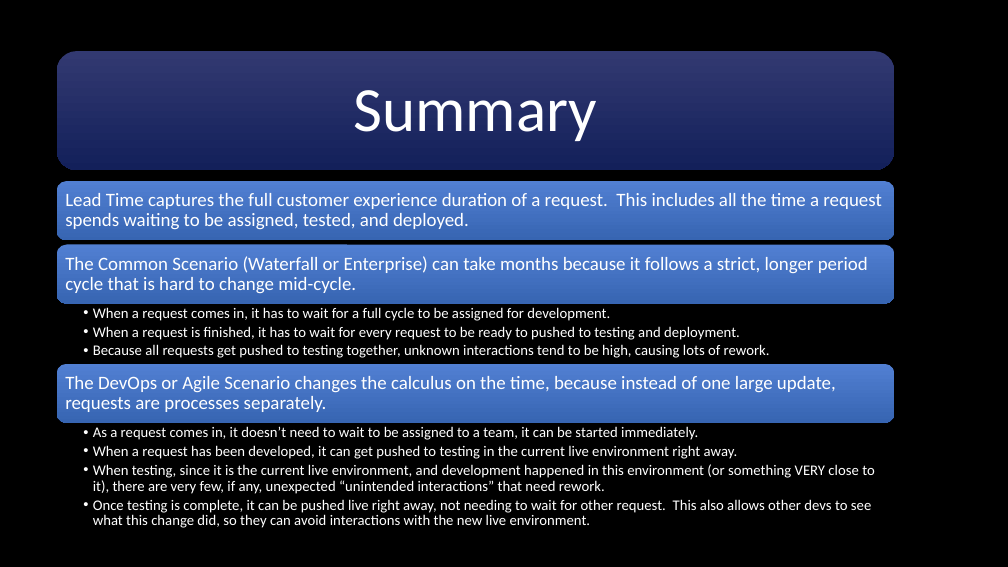
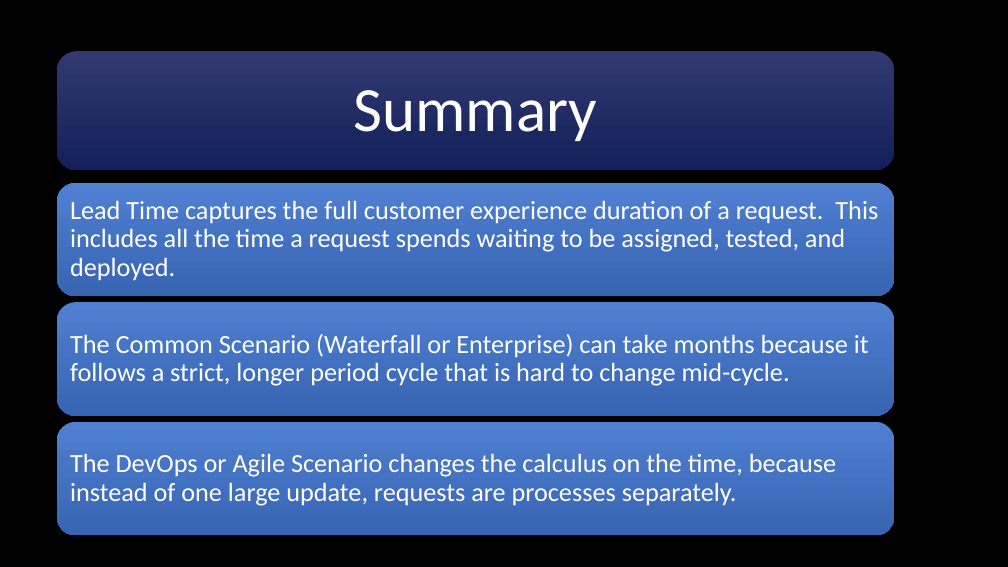
Before and after one commit to BobbyJoeCool/CSD-380, a slide deck: slide 9 of Module-1/Assignment 1.2.pptx. Drawn at 1008x567 pixels with LibreOffice and Linux fonts; fonts in the diff are those of the drawing; background and template pictures are left out. Boxes give left, top, right and bottom in pixels: in the first picture for what was removed or moved away, otherwise in the second. Text is boxed around its words. In the diff, an @@ line names an element or a change of style, - is before the commit and + after.

```diff
--- a/Module-1/Assignment 1.2.pptx
+++ b/Module-1/Assignment 1.2.pptx
@@ rounded rectangle: place and size @@
-rounded rectangle at box(57, 181, 895, 240)
+rounded rectangle at box(57, 182, 895, 296)
@@ rounded rectangle: place and size @@
-rounded rectangle at box(57, 364, 895, 423)
+rounded rectangle at box(57, 302, 895, 416)
@@ text "The Common Scenario (Waterfall or ...": place and size @@
-text "The Common Scenario (Waterfall or ..." at box(65, 256, 868, 293)
+text "The Common Scenario (Waterfall or ..." at box(70, 334, 869, 386)
@@ text removed at box(93, 307, 770, 358) @@
-  • When a request comes in, it has to wait for a full cycle to be assigned for development.
-  • When a request is finished, it has to wait for every request to be ready to pushed to testing and deployment.
-  • Because all requests get pushed to testing together, unknown interactions tend to be high, causing lots of rework.
@@ rounded rectangle: place and size @@
-rounded rectangle at box(57, 244, 895, 303)
+rounded rectangle at box(57, 422, 895, 535)
@@ size 18 to 25 pt; more space between paragraphs in 3 elements at box(70, 201, 878, 280), box(70, 334, 869, 386), box(70, 453, 836, 506) @@
@@ text "The DevOps or Agile Scenario ...": place and size @@
-text "The DevOps or Agile Scenario ..." at box(65, 376, 836, 412)
+text "The DevOps or Agile Scenario ..." at box(70, 453, 836, 506)
@@ text removed at box(93, 426, 875, 528) @@
-  • As a request comes in, it doesn’t need to wait to be assigned to a team, it can be started immediately.
-  • When a request has been developed, it can get pushed to testing in the current live environment right away.
-  • When testing, since it is the current live environment, and development happened in this environment (or something VERY close to it), there are very few, if any, unexpected “unintended interactions” that need rework.
-  • Once testing is complete, it can be pushed live right away, not needing to wait for other request. This also allows other devs to see what this change did, so they can avoid interactions with the new live environment.
```
Also in this commit, not shown: 2 other slides changed, 1 slide added, 1 slide removed, 4 other files.
